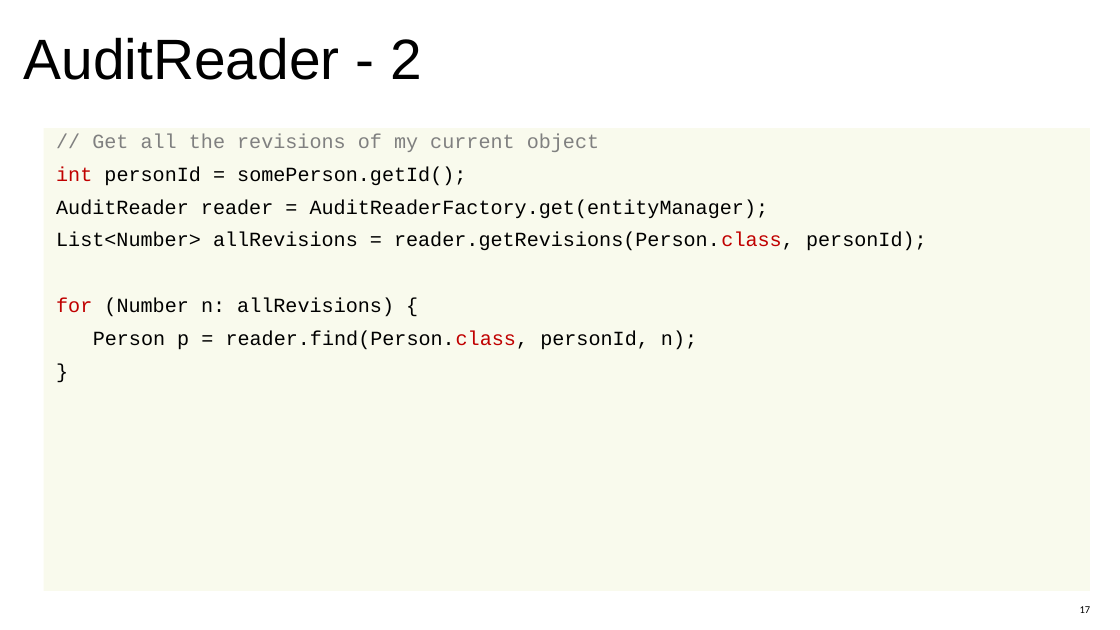
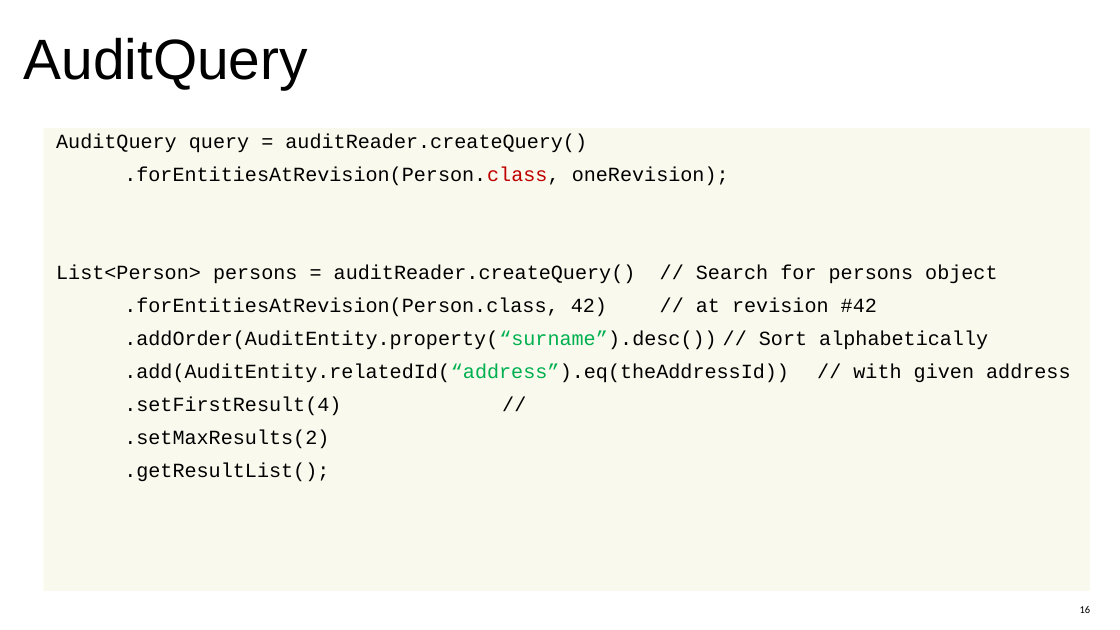
Before and after one commit to linsolas/devoxx-envers, a slide deck: slide 16 of Devoxx 2012 - Hibernate Envers.pptx (slide 17 before the commit). Drawn at 1120x630 pixels with LibreOffice and Linux fonts; fonts in the diff are those of the drawing; background and template pictures are left out. Boxes give left, top, right and bottom in pixels: in the first picture for what was removed or moved away, otherwise in the second. Text is boxed around its words. In the diff, an @@ line names an element or a change of style, - is before the commit and + after.

```diff
--- a/Devoxx 2012 - Hibernate Envers.pptx
+++ b/Devoxx 2012 - Hibernate Envers.pptx
@@ title at <box>24,37,308,89</box>: text changed @@
-AuditReader - 2
+AuditQuery
@@ text at <box>56,134,1070,482</box>: text changed @@
-// Get all the revisions of my current object
-int personId = somePerson.getId();
-AuditReader reader = AuditReaderFactory.get(entityManager);
-List<Number> allRevisions = reader.getRevisions(Person.class, personId);
-for (Number n: allRevisions) {
-Person p = reader.find(Person.class, personId, n);
-}
+AuditQuery query = auditReader.createQuery()
+.forEntitiesAtRevision(Person.class, oneRevision);
+List<Person> persons = auditReader.createQuery() // Search for persons object
+.forEntitiesAtRevision(Person.class, 42) // at revision #42
+.addOrder(AuditEntity.property(“surname”).desc()) // Sort alphabetically
+.add(AuditEntity.relatedId(“address”).eq(theAddressId)) // with given address
+.setFirstResult(4) //
+.setMaxResults(2)
+.getResultList();
@@ page number at <box>1080,606,1091,613</box>: text changed @@
-17
+16
```
Also in this commit, not shown: 5 other slides changed, 1 slide added, 1 slide removed.
